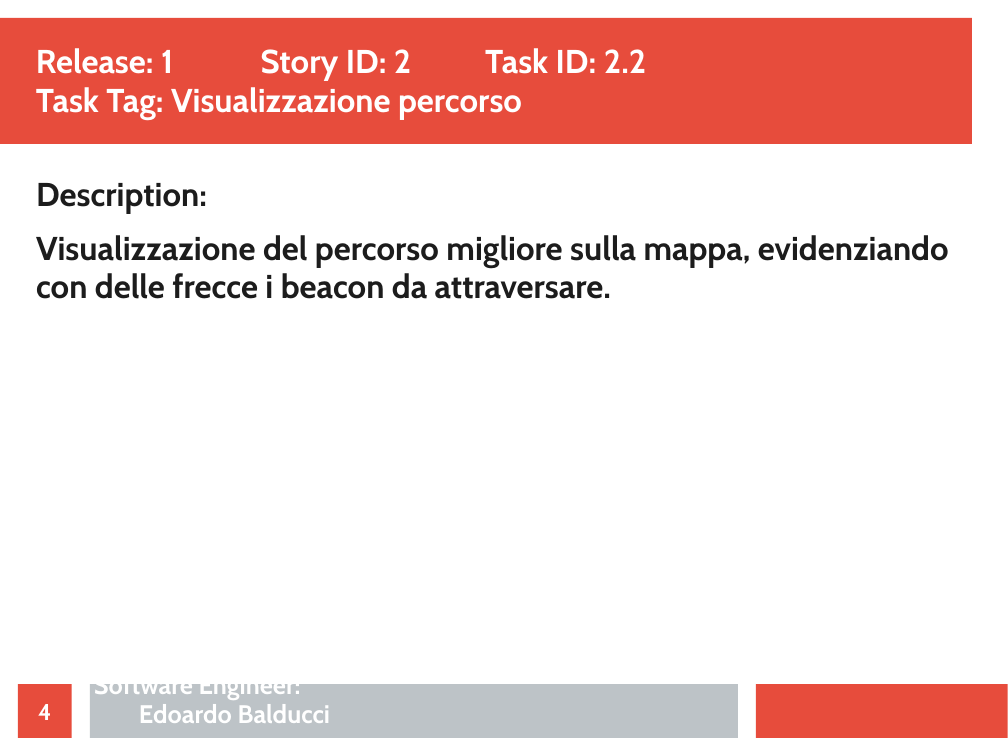
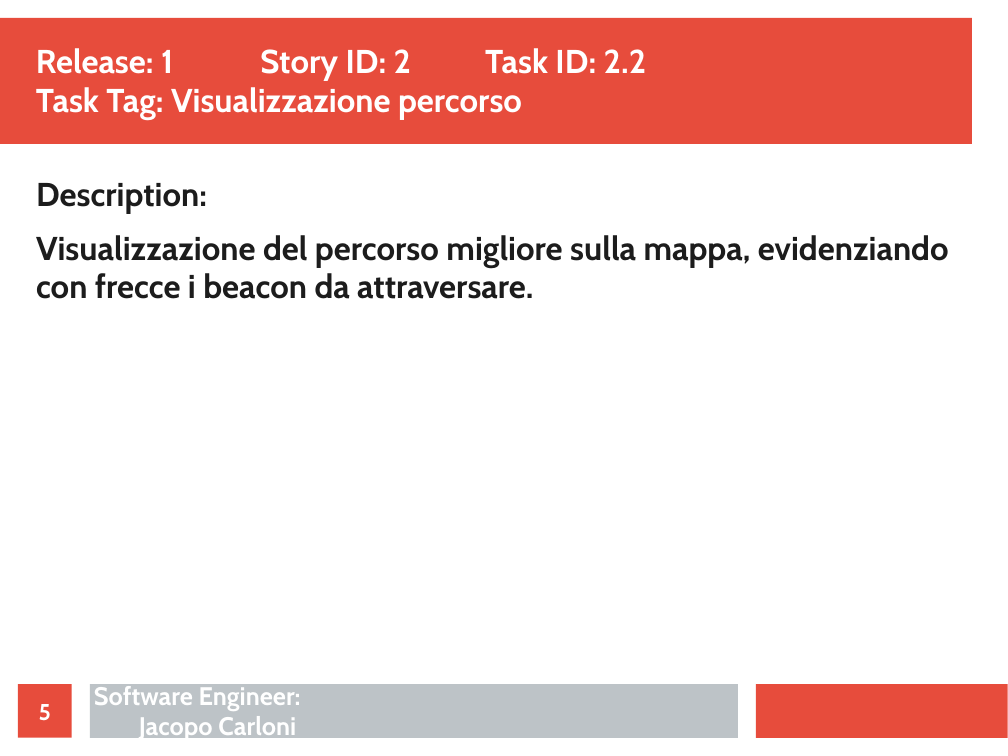
Before and after one commit to ecorradini/ProgettoIDS, a slide deck: slide 5 of AnalisiRequisiti/TaskGestioneMappe.ppt (slide 4 before the commit). Drawn at 1008x756 pixels with LibreOffice and Linux fonts; fonts in the diff are those of the drawing. Boxes give left, top, right and bottom in pixels: in the first picture for what was removed or moved away, otherwise in the second. Text is boxed around its words. In the diff, an @@ line names an element or a change of style, - is before the commit and + after.

```diff
--- a/AnalisiRequisiti/TaskGestioneMappe.ppt
+++ b/AnalisiRequisiti/TaskGestioneMappe.ppt
@@ text at (36,235,949,299): text changed @@
-Visualizzazione del percorso migliore sulla mappa, evidenziando con delle frecce i beacon da attraversare.
+Visualizzazione del percorso migliore sulla mappa, evidenziando con frecce i beacon da attraversare.
@@ text at (94,686,301,741): text changed @@
-Software Engineer:
-Edoardo Balducci
+Software Engineer:
+Jacopo Carloni
@@ page number at (39,704,51,721): text changed @@
-4
+5
```
Also in this commit, not shown: 3 other slides changed, 1 slide added, 1 other file.
